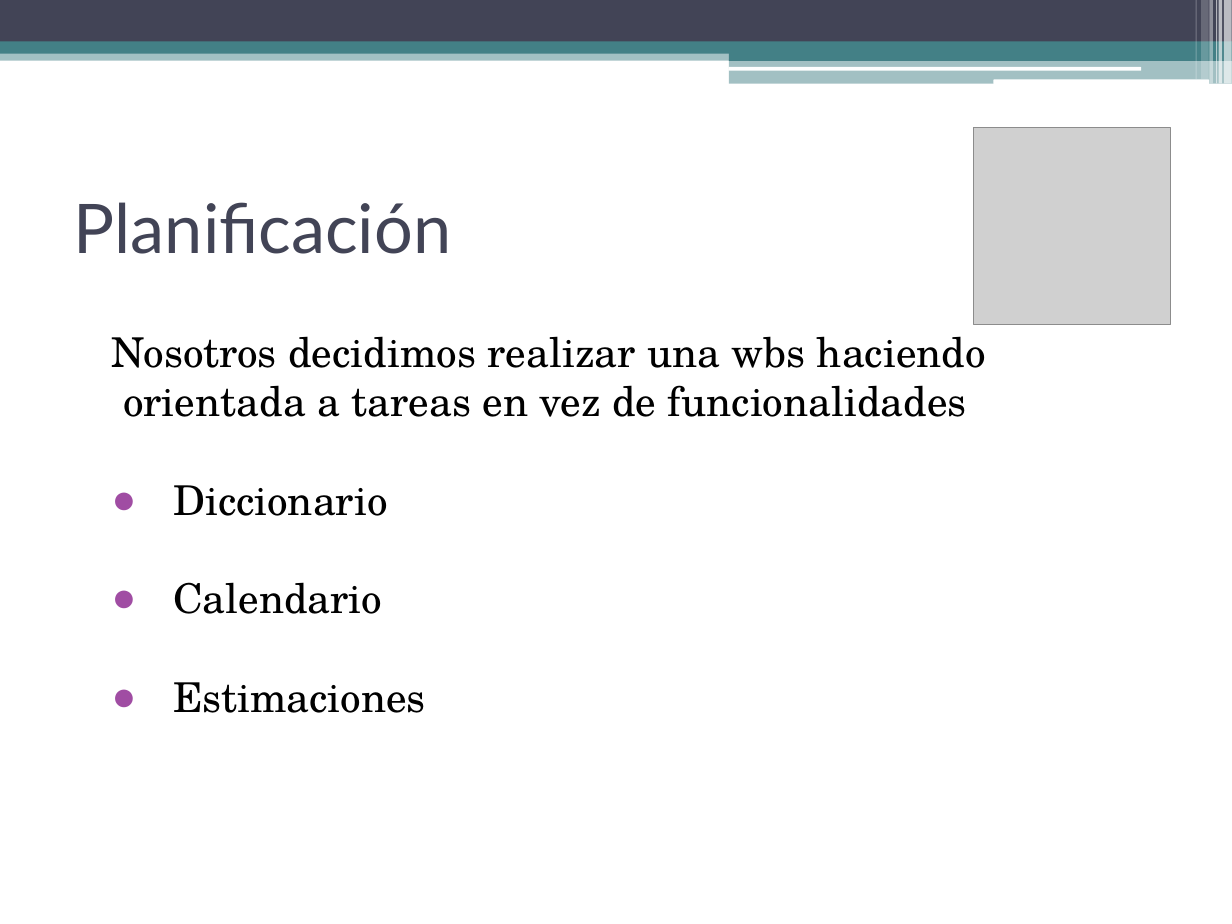
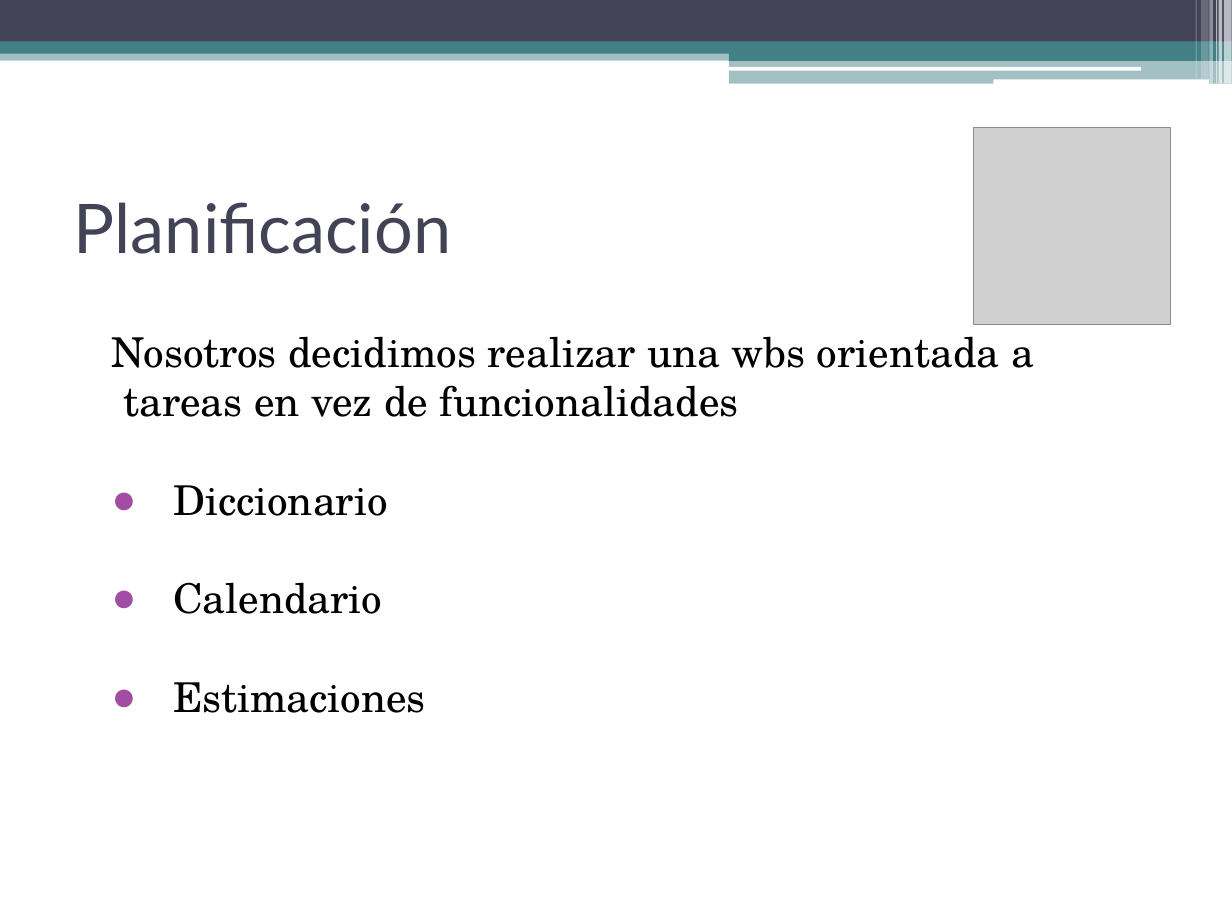
Before and after one commit to LautyLombardi/TrabajoPracticoPrincipal, a slide deck: slide 6 of Presentaciones/Presentacion_inicial (RF 1).pptx. Drawn at 1232x924 pixels with LibreOffice and Linux fonts; fonts in the diff are those of the drawing; grey boxes stand for pictures; background and template pictures are left out. Boxes give left, top, right and bottom in pixels: in the first picture for what was removed or moved away, otherwise in the second. Text is boxed around its words. In the diff, an @@ line names an element or a change of style, - is before the commit and + after.

```diff
--- a/Presentaciones/Presentacion_inicial (RF 1).pptx
+++ b/Presentaciones/Presentacion_inicial (RF 1).pptx
@@ text at <box>112,336,1034,417</box>: text changed @@
-Nosotros decidimos realizar una wbs haciendo orientada a tareas en vez de funcionalidades
+Nosotros decidimos realizar una wbs orientada a tareas en vez de funcionalidades
```
Also in this commit, not shown: 1 other slide changed.
